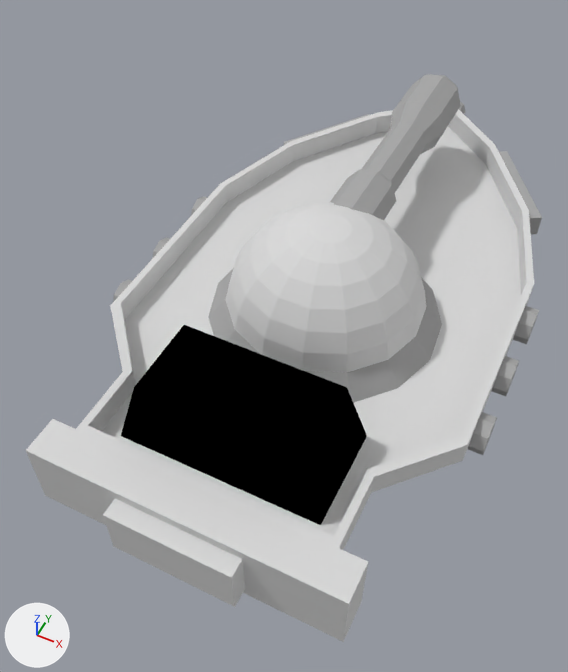
The Blender file src/com/fullmetalgalaxy/client/ressources/tokens/speedboat.blend as it was, and as the next commit left it.
The view is the same before and after, from a 50 mm camera at (5.53, -14.63, 16.61) aimed at (-0.74, -2.09, 0.94). The lights are fixed; the arrows at lower left show +X, +Y and +Z.
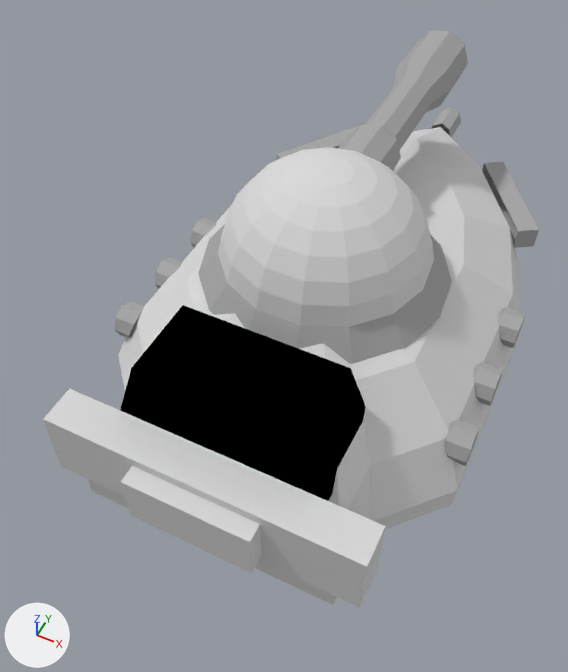
Boxes (x1, y1, x2, y2) around the edits, measured in the pictures (568 x 672 px):
'Circle', moved, turned
    before: (76, 109, 534, 550)
    after: (88, 127, 521, 605)
'Circle.001', moved
    before: (26, 419, 368, 642)
    after: (43, 388, 386, 608)
'Sphere', moved
    before: (226, 202, 427, 372)
    after: (218, 147, 434, 327)
'Circle.002', moved
    before: (121, 325, 367, 525)
    after: (120, 305, 366, 501)
'Sphere.001', moved
    before: (208, 269, 442, 403)
    after: (198, 224, 452, 364)
'Plane', moved
    before: (330, 74, 461, 220)
    after: (339, 31, 468, 171)
'Circle.005', moved
    before: (284, 114, 542, 235)
    after: (276, 126, 539, 248)
'Circle.007', moved, turned
    before: (468, 412, 497, 455)
    after: (115, 301, 144, 338)
'Circle.003', moved, turned
    before: (113, 279, 132, 302)
    after: (446, 420, 479, 466)
'Circle.008', moved, turned
    before: (492, 356, 519, 396)
    after: (155, 257, 182, 289)
'Circle.004', moved, turned
    before: (153, 237, 170, 258)
    after: (474, 363, 503, 406)
'Circle.009', moved, turned
    before: (513, 306, 539, 344)
    after: (191, 217, 217, 248)
'Circle.006', moved, turned
    before: (191, 196, 207, 215)
    after: (498, 308, 526, 348)
'Circle.010', moved
    before: (459, 102, 466, 114)
    after: (431, 108, 461, 138)

What changed in the scene script:
```text
Change ob_circle_005:
    ob_circle_005.location: (0.1, 7.42, 1.63) -> (0.15, 6.82, 1.61)
Change ob_circle_002:
    ob_circle_002.location: (0.1, 0.49, 1.63) -> (0.13, 0.5, 2.27)
Change ob_circle_001:
    ob_circle_001.location: (0.1, 0.49, 1.63) -> (0.16, 1.14, 2.01)
Change ob_circle:
    ob_circle.location: (0.1, 0.49, 1.63) -> (0.16, 0.28, 0.65)
    ob_circle.rotation_euler: (0.0, 0.0, 3.14) -> (0.0, 3.15, 3.143)  # degrees (0, 0, 180) -> degrees (0, 180, 180)
Change ob_sphere_001:
    ob_sphere_001.location: (0.09, -1.4, 1.63) -> (0.09, -1.57, 3.38)
Change ob_sphere:
    ob_sphere.location: (0.09, -1.4, 1.63) -> (0.09, -1.57, 3.38)
Change ob_circle_010:
    ob_circle_010.location: (0.11, 8.05, 1.63) -> (0.15, 7.45, 1.61)
Change ob_circle_009:
    ob_circle_009.location: (4.82, 0.48, 1.63) -> (-4.17, -0.12, 1.57)
    ob_circle_009.rotation_euler: (1.571, 0.0, 1.57) -> (-1.579, 0.0, 1.572)  # degrees (90, 0, 90) -> degrees (-90, 0, 90)
Change ob_circle_008:
    ob_circle_008.location: (4.82, -1.41, 1.63) -> (-4.17, -2.01, 1.57)
    ob_circle_008.rotation_euler: (1.571, 0.0, 1.57) -> (-1.579, 0.0, 1.572)  # degrees (90, 0, 90) -> degrees (-90, 0, 90)
Change ob_circle_007:
    ob_circle_007.location: (4.82, -3.3, 1.63) -> (-4.16, -3.9, 1.57)
    ob_circle_007.rotation_euler: (1.571, 0.0, 1.57) -> (-1.579, 0.0, 1.572)  # degrees (90, 0, 90) -> degrees (-90, 0, 90)
Change ob_circle_006:
    ob_circle_006.location: (-4.63, 0.66, 1.63) -> (4.55, 0.17, 1.65)
    ob_circle_006.rotation_euler: (1.571, 0.0, -1.572) -> (4.721, 0.0, -1.57)  # degrees (90, 0, -90) -> degrees (270, 0, -90)
Change ob_circle_004:
    ob_circle_004.location: (-4.63, -1.4, 1.63) -> (4.55, -1.88, 1.65)
    ob_circle_004.rotation_euler: (1.571, 0.0, -1.572) -> (4.721, 0.0, -1.57)  # degrees (90, 0, -90) -> degrees (270, 0, -90)
Change ob_circle_003:
    ob_circle_003.location: (-4.63, -3.29, 1.63) -> (4.55, -3.77, 1.65)
    ob_circle_003.rotation_euler: (1.571, 0.0, -1.572) -> (4.721, 0.0, -1.57)  # degrees (90, 0, -90) -> degrees (270, 0, -90)
Change ob_plane:
    ob_plane.location: (0.1, 2.38, 3.52) -> (0.1, 2.27, 4.94)
```
